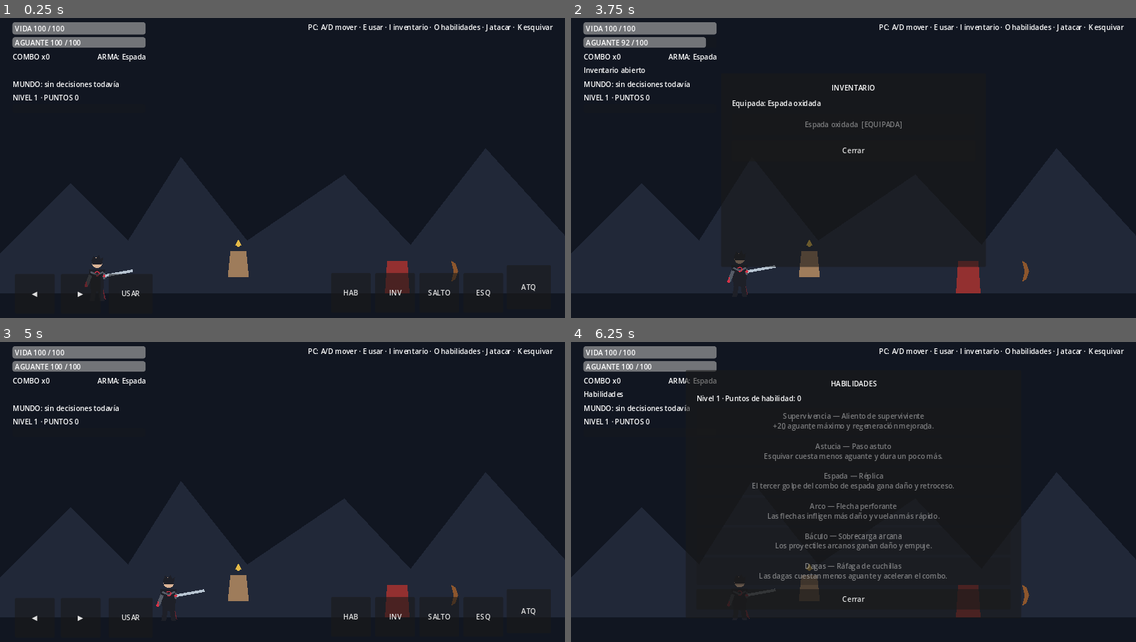
Above: before the commit, frames 1-4 (two rows, left to right).
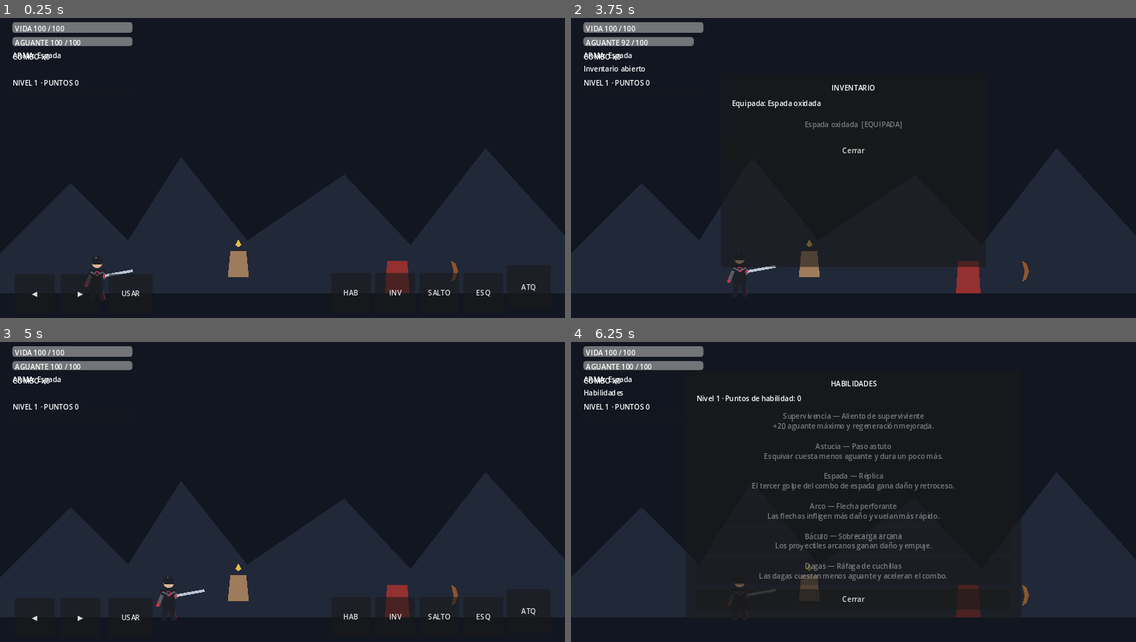
Above: after the commit, the same moments.

Repository: LoloscarPrr/EchoFragment
Game: Godot game, scene res://scenes/main/Main.tscn
The game is run twice, just before and just after one commit, with the same random seed, the same clock (stepped at 60 frames per second) and the same inputs.
Inputs:
- Up to frame 1 (0.25 s): no input
- Up to frame 2 (3.75 s): click "◀" at 0.5 s; click "▶" at 1.25 s; click "SALTO" at 2 s; click "ESQ" at 2.75 s; click "INV" at 3.5 s
- Up to frame 3 (5 s): click "Cerrar" at 4.25 s
- Up to frame 4 (6.25 s): click "HAB" at 5 s; tap Enter at 5.75 s; hold D (move_right) from 5.78 s (still down); tap J (attack) at 5.85 s; tap Space (jump) at 6.02 s

The runs differ from the first frame. In frame 1, 1.4% of the frame differs, in the area x 2-98%, y 1-28%; in frame 2, 1.5%; in frame 3, 1.4%; in frame 4, 1.4%.

Commit message:
ui: declutter mobile HUD and boss presentation

Diff:
--- a/scenes/main/Main.tscn
+++ b/scenes/main/Main.tscn
@@ -392,8 +392,8 @@
 [node name="HealthBar" type="ProgressBar" parent="UI/HUD"]
 offset_left = 28.0
 offset_top = 24.0
-offset_right = 330.0
-offset_bottom = 52.0
+offset_right = 300.0
+offset_bottom = 48.0
 value = 100.0
 show_percentage = false
 
@@ -407,8 +407,8 @@
 [node name="StaminaBar" type="ProgressBar" parent="UI/HUD"]
 offset_left = 28.0
 offset_top = 58.0
-offset_right = 330.0
-offset_bottom = 82.0
+offset_right = 300.0
+offset_bottom = 78.0
 value = 100.0
 show_percentage = false
 
@@ -427,31 +427,31 @@
 text = "COMBO x0"
 
 [node name="WeaponLabel" type="Label" parent="UI/HUD"]
-offset_left = 220.0
-offset_top = 91.0
-offset_right = 420.0
-offset_bottom = 118.0
+offset_left = 28.0
+offset_top = 88.0
+offset_right = 250.0
+offset_bottom = 114.0
 text = "ARMA: Espada"
 
 [node name="StatusLabel" type="Label" parent="UI/HUD"]
 offset_left = 28.0
-offset_top = 122.0
-offset_right = 490.0
-offset_bottom = 152.0
-text = "FASE 0.9 — Caballero Fragmentado"
+offset_top = 118.0
+offset_right = 430.0
+offset_bottom = 146.0
+text = ""
 
 [node name="LevelLabel" type="Label" parent="UI/HUD"]
 offset_left = 28.0
-offset_top = 184.0
-offset_right = 330.0
-offset_bottom = 208.0
+offset_top = 150.0
+offset_right = 300.0
+offset_bottom = 174.0
 text = "NIVEL 1 · PUNTOS 0"
 
 [node name="XPBar" type="ProgressBar" parent="UI/HUD"]
 offset_left = 28.0
-offset_top = 210.0
-offset_right = 330.0
-offset_bottom = 230.0
+offset_top = 176.0
+offset_right = 300.0
+offset_bottom = 194.0
 value = 0.0
 show_percentage = false
 
@@ -459,10 +459,10 @@
 visible = false
 anchors_preset = 10
 anchor_right = 1.0
-offset_left = 390.0
-offset_top = 24.0
-offset_right = -390.0
-offset_bottom = 50.0
+offset_left = 360.0
+offset_top = 20.0
+offset_right = -360.0
+offset_bottom = 46.0
 grow_horizontal = 2
 text = "CABALLERO FRAGMENTADO"
 horizontal_alignment = 1
@@ -471,10 +471,10 @@
 visible = false
 anchors_preset = 10
 anchor_right = 1.0
-offset_left = 390.0
-offset_top = 52.0
-offset_right = -390.0
-offset_bottom = 76.0
+offset_left = 360.0
+offset_top = 48.0
+offset_right = -360.0
+offset_bottom = 70.0
 grow_horizontal = 2
 value = 320.0
 max_value = 320.0
@@ -494,25 +494,6 @@
 grow_vertical = 0
 text = ""
 horizontal_alignment = 1
-
-[node name="FlagsLabel" type="Label" parent="UI/HUD"]
-offset_left = 28.0
-offset_top = 154.0
-offset_right = 650.0
-offset_bottom = 182.0
-text = "MUNDO: sin decisiones todavía"
-
-[node name="Hint" type="Label" parent="UI/HUD"]
-anchors_preset = 1
-anchor_left = 1.0
-anchor_right = 1.0
-offset_left = -510.0
-offset_top = 24.0
-offset_right = -28.0
-offset_bottom = 88.0
-grow_horizontal = 0
-text = "PC: A/D mover · E usar · I inventario · O habilidades · J atacar · K esquivar"
-horizontal_alignment = 2
 
 [node name="NarrativePanel" type="Control" parent="UI"]
 visible = false
